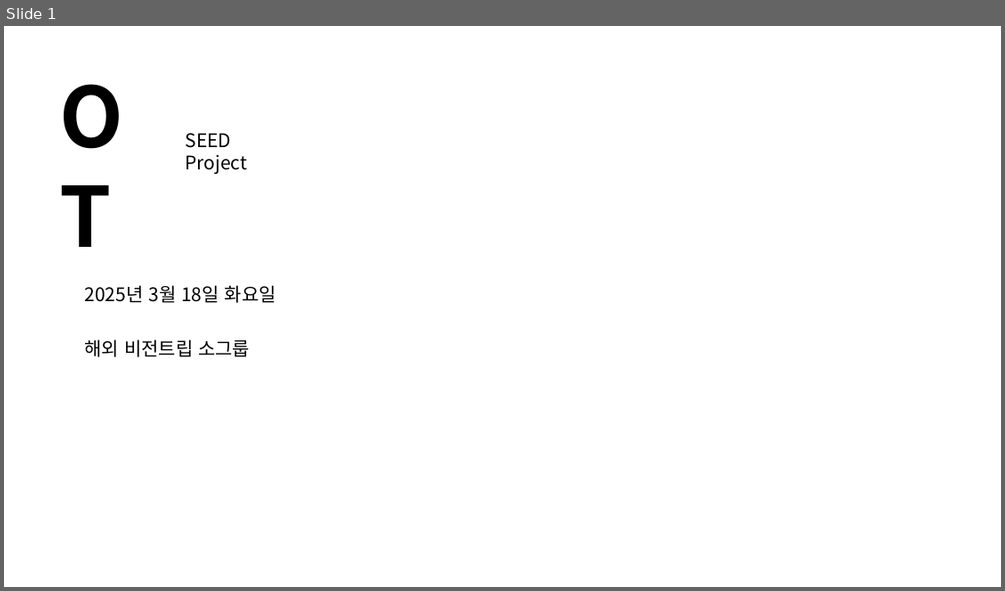
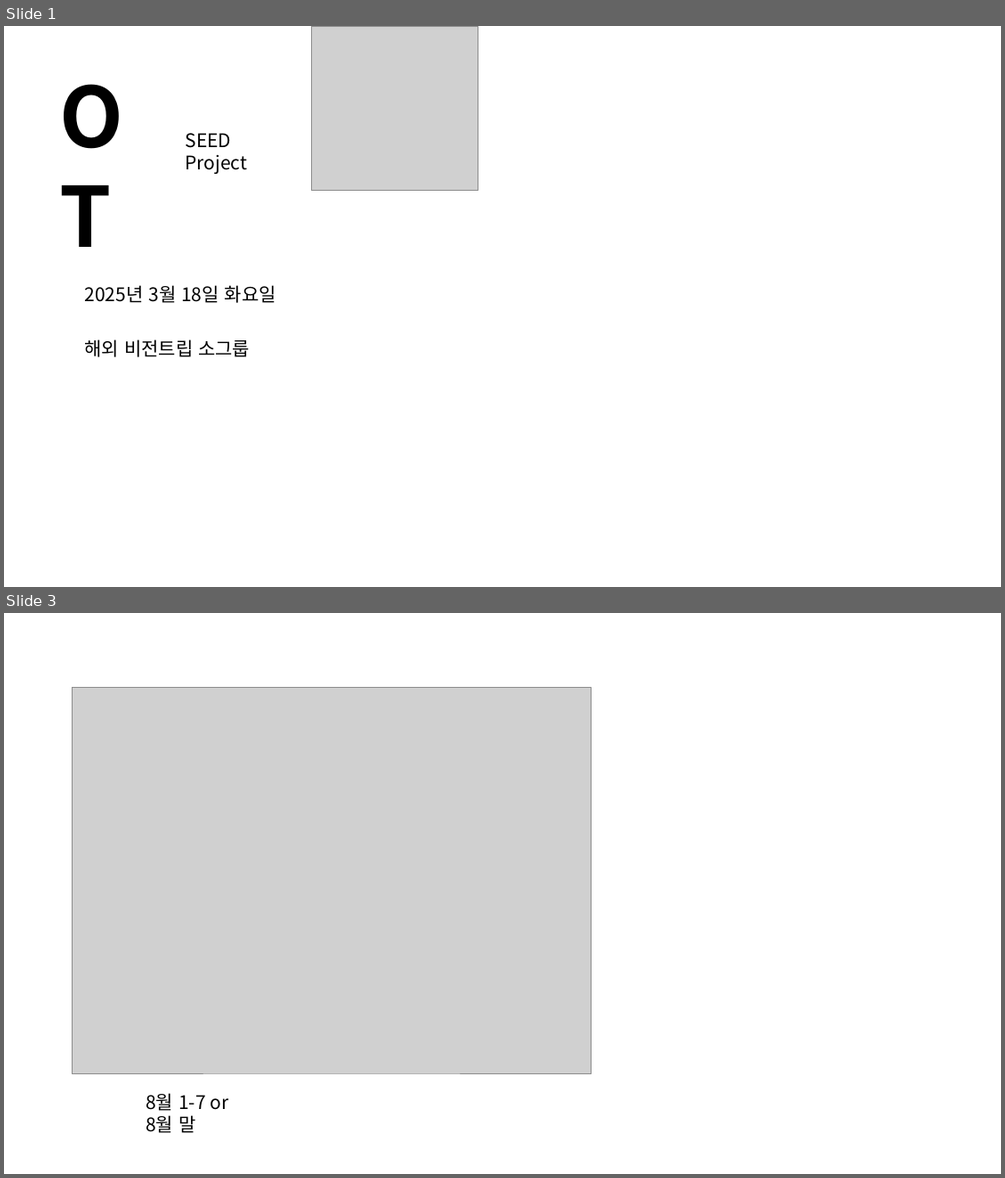
Before and after one commit to 51SB-ANTIMONY/2025-1_UNISTIVF-SEED, a slide deck: PPT/week3_OT, 기도편지 및 회의_20250318.pptx. Shown one above the other, each under a label of ours: slide 1 before the commit, slides 1 and 3 after it; the slides between them are not shown. The pictures are 1005x591 and 1005x1178 pixels, drawn with LibreOffice and Linux fonts; fonts in the diff are those of the drawing; grey boxes stand for pictures. Boxes give left, top, right and bottom in pixels: in the first picture for what was removed or moved away, otherwise in the second. Text is boxed around its words. In the diff, an @@ line names an element or a change of style, - is before the commit and + after.

```diff
--- a/PPT/week3_OT, 기도편지 및 회의_20250318.pptx
+++ b/PPT/week3_OT, 기도편지 및 회의_20250318.pptx
@@ slide 3 added at (4,613,1001,1174), background #FFFFFF @@
@@ picture added at (72,688,591,1074) @@
@@ text added at (146,1093,228,1133), 18 pt, text #000000 @@
+8월 1-7 or
+8월 말
@@ slide 1 changed as well @@
@@ picture added at (311,26,478,191) @@
```
Also in this commit, not shown: 15 other slides added, 1 slide removed, 1 other file.
